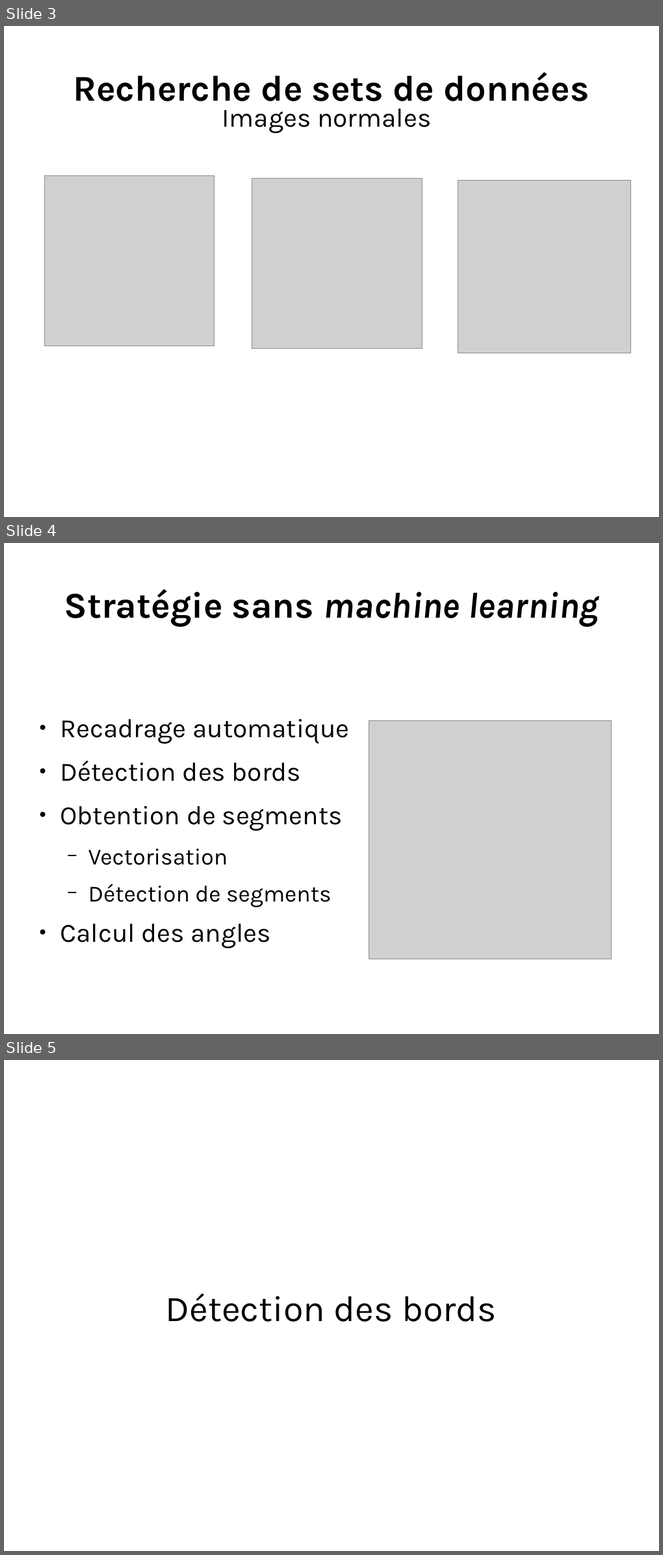
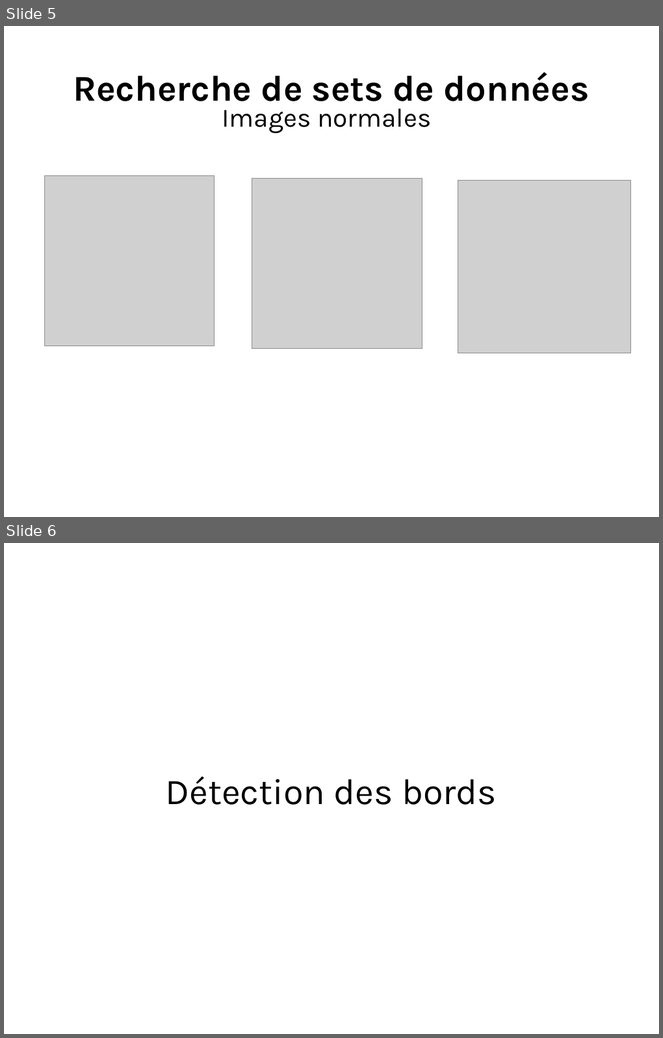
Before and after one commit to ewen-lbh/bone-fracture-detection, a slide deck: slides/mpsi/slides.odp. Shown one above the other, each under a label of ours: slides 3, 4 and 5 before the commit, slides 5 and 6 after it. The pictures are 663x1555 and 663x1038 pixels, drawn with LibreOffice and Linux fonts; fonts in the diff are those of the drawing; grey boxes stand for pictures. Boxes give left, top, right and bottom in pixels: in the first picture for what was removed or moved away, otherwise in the second. Text is boxed around its words. In the diff, an @@ line names an element or a change of style, - is before the commit and + after.

```diff
--- a/slides/mpsi/slides.odp
+++ b/slides/mpsi/slides.odp
@@ slide 4 removed at <box>4,543,659,1034</box>, background #FFFFFF @@
@@ title removed at <box>64,589,599,627</box> @@
-Stratégie sans machine learning
@@ text removed at <box>60,719,349,949</box> @@
-● Recadrage automatique
-● Détection des bords
-● Obtention de segments
-  − Vectorisation
-  − Détection de segments
-● Calcul des angles
@@ picture removed at <box>369,720,611,960</box> @@
@@ what was slide 3 is now slide 5 @@
@@ what was slide 5 is now slide 6 @@
```
Also in this commit, not shown: 3 slides changed, 5 slides added, 1 other slide removed, 1 other file.
